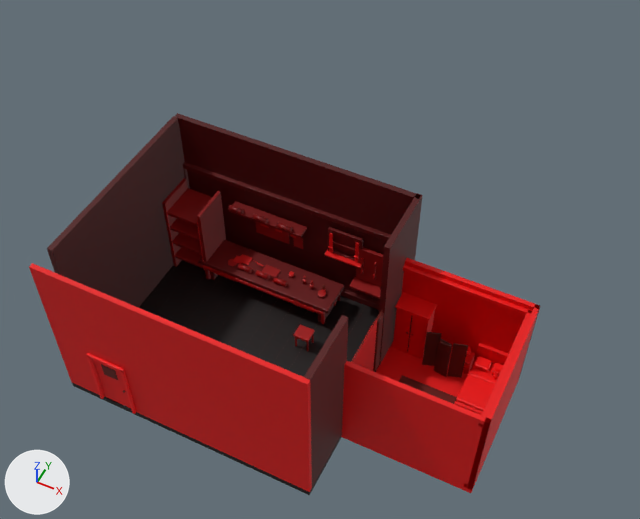
The glTF model jane/3d/out/workshop.glb as it was, and as the next commit left it.
Rendered twice from a 50 mm lens placed at (9.85, -14.07, 23.45), pointed at (1.53, 2.58, 2.64). Arrows for +X, +Y and +Z are at lower left; the lights stay in place. The older version comes first. Vertices at exactly the same position are counted once.

Names of what the first picture shows: 'door', 'outlined', 'plain'.
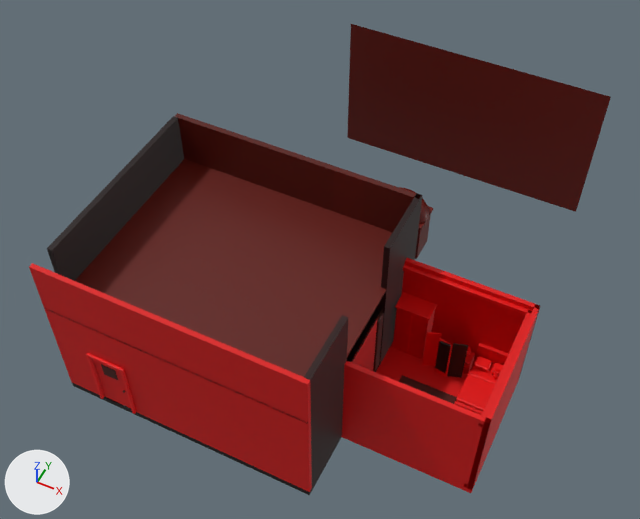
Location of each change, (x1, y1, x2, y2) in pixels of the pictures (640 x 519 px; the box of a moved part takes in the faces that stretch with it):
'plain', reshaped: before (47, 113, 457, 495); after (47, 24, 611, 495)
part 1 of me_outlined, moved or reshaped (not visible afterwards): before (175, 247, 204, 269)
part 2 of me_outlined, moved or reshaped (not visible afterwards): before (172, 233, 204, 255)
part 3 of me_outlined, moved or reshaped (not visible afterwards): before (168, 219, 202, 241)
part 4 of me_outlined, moved or reshaped (not visible afterwards): before (167, 188, 212, 226)
part 5 of me_outlined, moved or reshaped (not visible afterwards): before (261, 265, 281, 277)
part 6 of me_outlined, moved or reshaped (not visible afterwards): before (238, 264, 250, 272)
part 7 of me_outlined, moved or reshaped (not visible afterwards): before (273, 277, 286, 286)
part 8 of me_outlined, deleted: before (332, 232, 359, 256)
part 9 of me_outlined, moved or reshaped: before (166, 210, 540, 493); after (342, 258, 540, 493)
part 10 of me_outlined, recoloured: before (43, 162, 532, 486); after (43, 258, 532, 486)
part 11 of me_plain, added: after (48, 159, 393, 423)
part 12 of me_plain, deleted (mostly hidden): before (155, 266, 366, 376)
part 13 of me_plain, built on: before (141, 266, 222, 327); after (174, 24, 611, 259)
part 14 of me_plain, recoloured: (47, 116, 457, 486) in both

The change, as a list of edits to the scene's bpy script:
```text
Change me_outlined:
    used by ob_outlined; location = (-4.06, 3.6, 1.82)
    remove me_outlined.from_pydata(...)  # 15669 vertices, 30300 faces; spans x -0.15..12.41, y -7.13..0.08, z -2.02..3.68
    add me_outlined.from_pydata(...)  # 15822 vertices, 30587 faces; spans x -0.15..12.41, y -7.13..0.08, z -2.02..3.68
    me_outlined part 1: the loose piece of 56 vertices spanning x 0.15..1.52, y -1.55..-0.25, z -1.23..-1.12 is scaled about its middle by (1, 0.962, 1)
    me_outlined part 2: the loose piece of 56 vertices spanning x 0.15..1.52, y -1.55..-0.25, z -0.53..-0.42 is scaled about its middle by (1, 0.962, 1)
    me_outlined part 3: the loose piece of 56 vertices spanning x 0.15..1.52, y -1.55..-0.25, z 0.17..0.28 is scaled about its middle by (1, 0.962, 1)
    me_outlined part 4: the loose piece of 56 vertices spanning x 0.15..1.52, y -1.55..-0.25, z 0.87..0.98 is scaled about its middle by (1, 0.962, 1)
    me_outlined part 5: the loose piece of 56 vertices spanning x 3.44..4.0, y -1.13..-0.77, z -0.81..-0.75 is moved by (1.75, 0.23, 0.0)
    me_outlined part 6: the loose piece of 48 vertices spanning x 2.68..3.13, y -1.37..-1.19, z -0.78..-0.61 is moved by (-1.07, 0.6, 0.0)
    me_outlined part 7: the loose piece of 48 vertices spanning x 4.03..4.47, y -1.37..-1.19, z -0.78..-0.61 is moved by (-1.07, 0.6, 0.0)
    me_outlined part 8: the loose piece of 8 vertices spanning x 5.51..6.51, y 0.01..0.03, z 0.32..1.2 is deleted
    me_outlined part 9: 147 vertices moved from x 0.23..8.1, y -4.91..-0.11, z -2.02..1.78 to x 0.23..8.26, y -4.91..-0.13, z -2.02..1.78; 281 vertices removed from x 0.23..8.09, y -4.91..-0.02, z -1.82..1.78; 338 vertices added at x 0.23..12.41, y -4.91..-0.04, z -1.82..1.78
    me_outlined part 10: 26372 kept faces spanning x -0.15..12.41, y -7.13..0.08, z -2.02..3.68 get new vertex colours; the middle colour goes from red #c50000 to red #bb0000
    other edits to the shape of me_outlined do not show in these pictures
Change me_plain:
    used by ob_plain; location = (0.0, 0.45, -0.1)
    remove me_plain.from_pydata(...)  # 220 vertices, 348 faces; spans x -4.21..8.15, y -3.9..3.9, z -0.1..5.6
    add me_plain.from_pydata(...)  # 1691 vertices, 3210 faces; spans x -4.21..8.15, y -3.9..9.55, z -0.1..6.2
    me_plain part 11: a new loose piece, a box spanning x -4.2..4.2, y -3.9..3.39, z 3.78..3.87, in mat_defaultmaterial_002
    me_plain part 12: 12 loose pieces with 96 vertices, spanning x -3.37..3.93, y -3.85..3.85, z 0.1..0.11, are deleted
    me_plain part 13: 24 vertices removed from x -3.93..-2.23, y -3.85..3.85, z 0.1..0.11; 1503 vertices added at x -3.94..8.0, y 1.57..9.55, z 0.1..6.2
    me_plain part 14: 148 kept faces spanning x -4.21..8.15, y -3.77..3.4, z 0.1..5.6 get new vertex colours; the middle colour goes from dark red #650d00 to dark red #4d0d00
    other edits to the shape of me_plain do not show in these pictures
```
